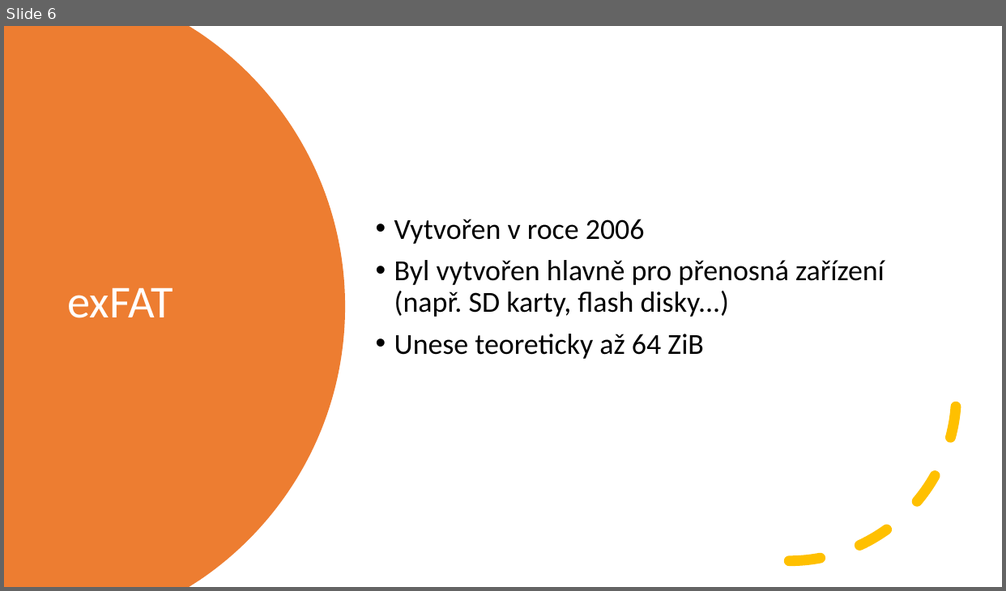
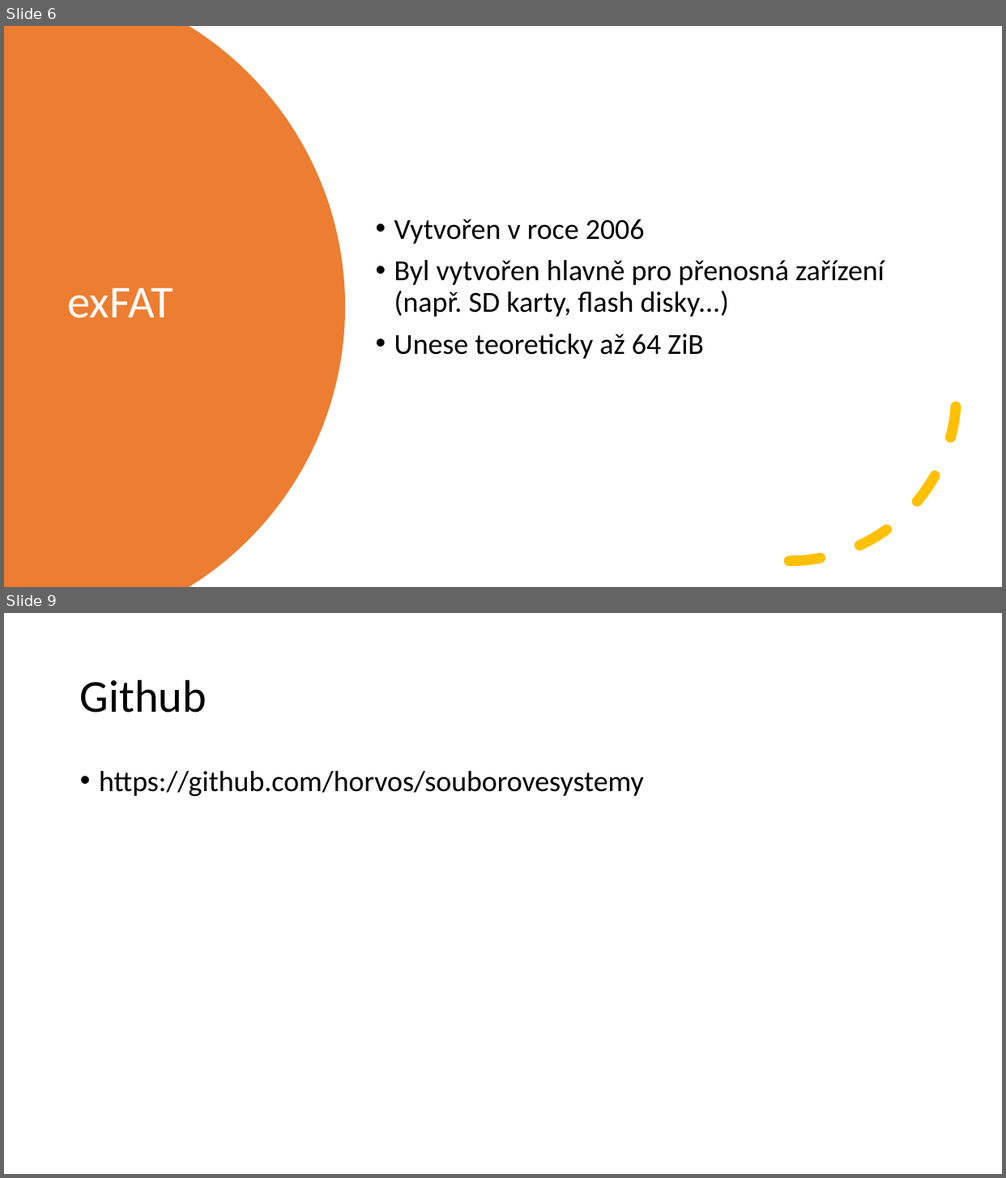
Before and after one commit to horvos/souborovesystemy, a slide deck: horvath.pptx. Shown one above the other, each under a label of ours: slide 6 before the commit, slides 6 and 9 after it; the slides between them are not shown. The pictures are 1006x591 and 1006x1178 pixels, drawn with LibreOffice and Linux fonts; fonts in the diff are those of the drawing. Boxes give left, top, right and bottom in pixels: in the first picture for what was removed or moved away, otherwise in the second. Text is boxed around its words. In the diff, an @@ line names an element or a change of style, - is before the commit and + after.

```diff
--- a/horvath.pptx
+++ b/horvath.pptx
@@ slide 9 added at box(4, 613, 1002, 1174), background #FFFFFF @@
@@ title added at box(80, 679, 206, 713), 44 pt, text #000000 @@
+Github
@@ text added at box(99, 771, 644, 796), 28 pt, text #000000 @@
+• https://github.com/horvos/souborovesystemy
```
Also in this commit, not shown: 3 slides changed, 1 other slide added.
